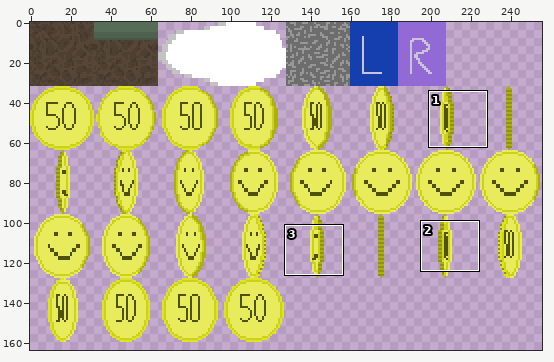
Sprite sheet: 2DPlatformGame/src/main/resources/textures/spritesheet.png. The picture above shows the old version from afar; the outline marks the close-up.
Close-up. The starting point:
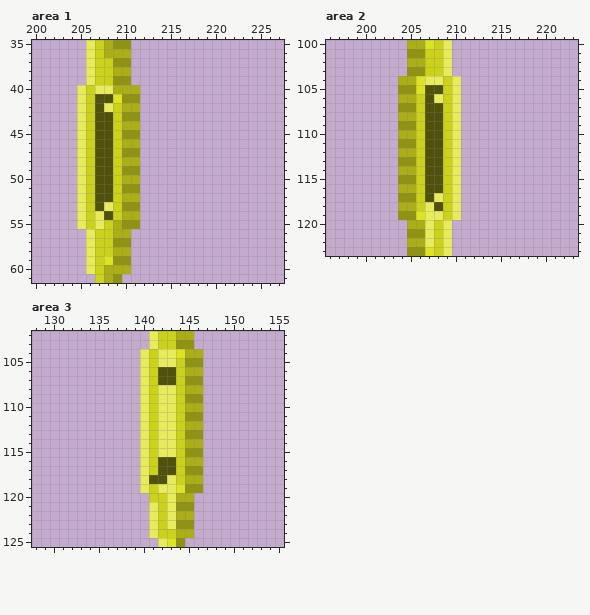
The file is 256x256 pixels. Shown: area 1: x 200..227, y 35..61; area 2: x 196..223, y 100..123; area 3: x 128..155, y 102..125. The wide view leaves out empty margins.
Once edited:
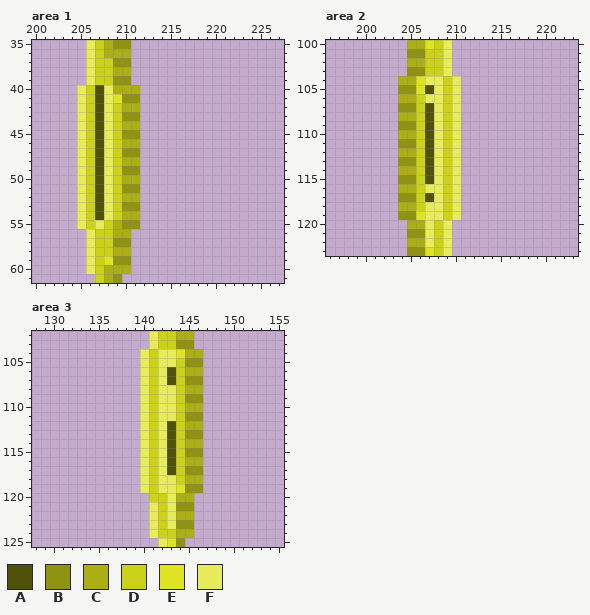
Palette (. is transparent): A #50520b  B #909312  C #abae15  D #ccd119  E #dfe421  F #e8eb5b
From old to new:
Area 1:
Colour F gives way to colour A in row 40 at x 207; in row 54 at x 207.
Colour A gives way to colour F in row 41 at x 208; in rows 43 to 52 at x 208; in row 54 at x 208.
Area 2:
Colour A gives way to colour F in row 105 at x 208; in row 106 at x 207; in rows 107 to 115 at x 208; in row 116 at x 207 to 208; in row 118 at x 208.
Area 3:
Colour F gives way to colour A in rows 112 to 115 at x 143.
Colour A gives way to colour D in row 118 at x 141.
Colour A gives way to colour F in rows 106 to 107 at x 142; in rows 116 to 118 at x 142.
